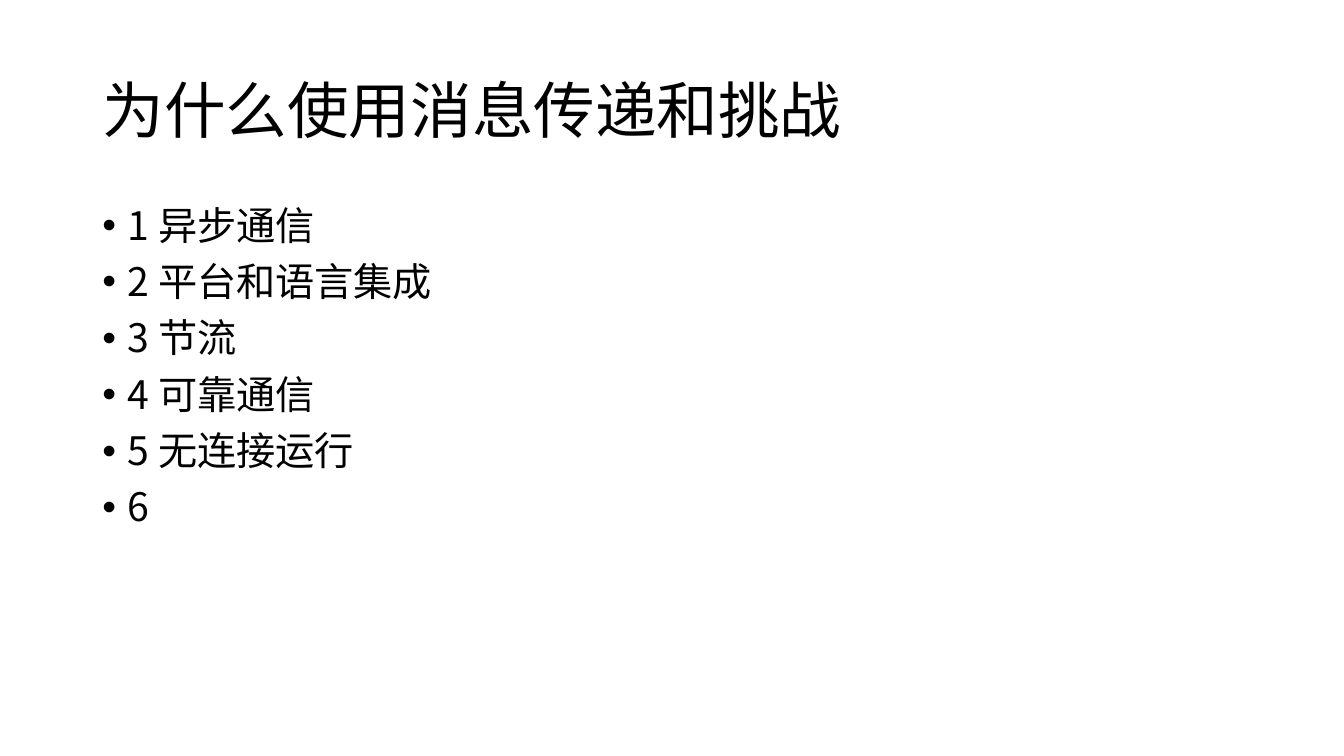
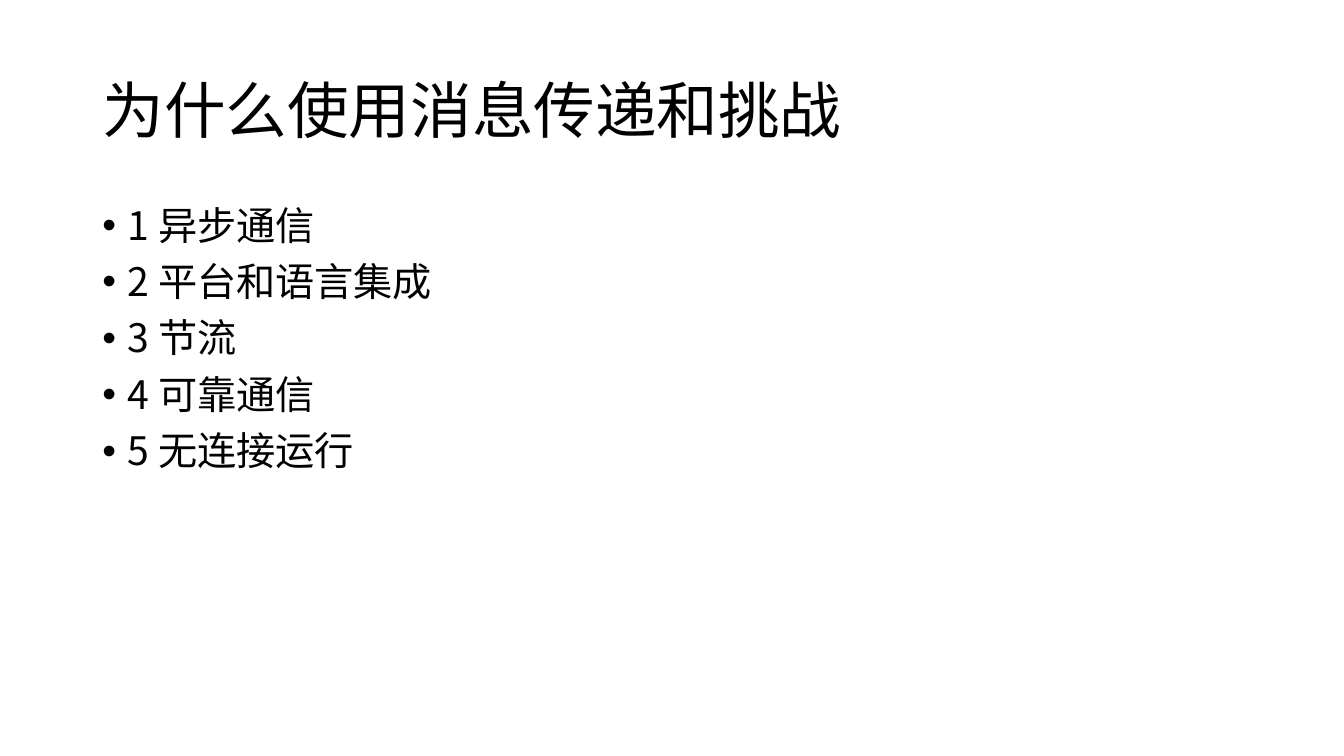
Before and after one commit to xiaozhiliaoo/my-slides, a slide deck: slide 7 of 简单理解mq.pptx. Drawn at 1344x756 pixels with LibreOffice and Linux fonts; fonts in the diff are those of the drawing. Boxes give left, top, right and bottom in pixels: in the first picture for what was removed or moved away, otherwise in the second. Text is boxed around its words. In the diff, an @@ line names an element or a change of style, - is before the commit and + after.

```diff
--- a/简单理解mq.pptx
+++ b/简单理解mq.pptx
@@ text at [128, 491, 150, 522]: paragraph removed @@
-• 6
```
Also in this commit, not shown: 1 other slide changed, 4 slides added, 1 slide removed, 1 other file.
